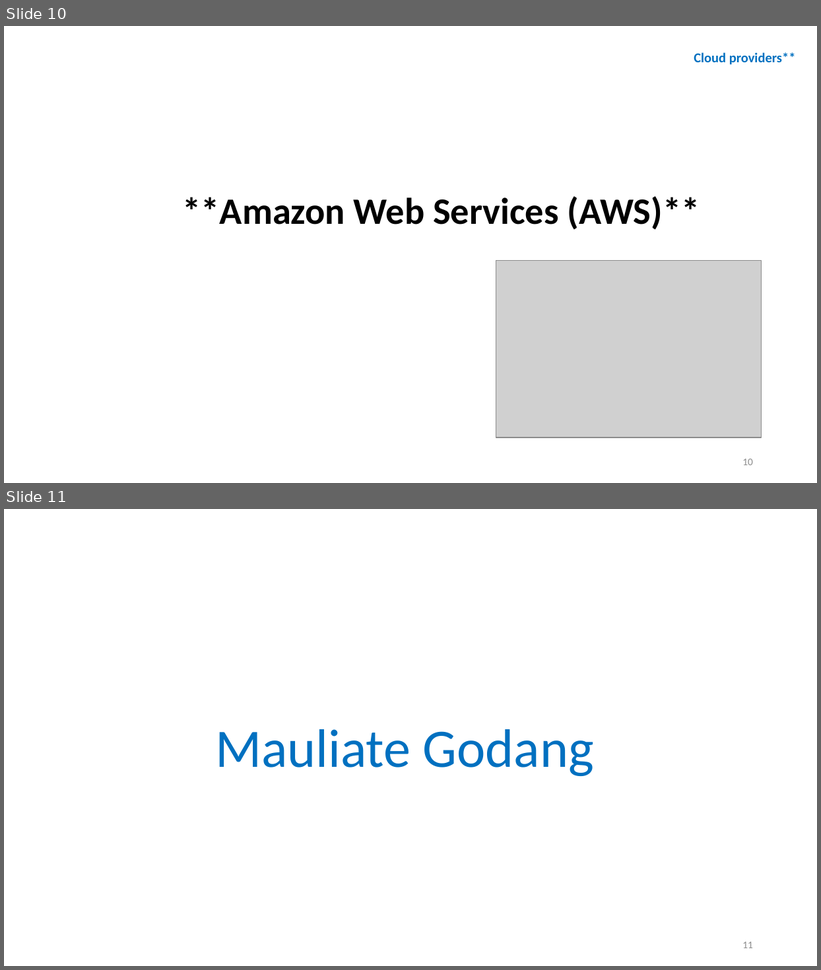
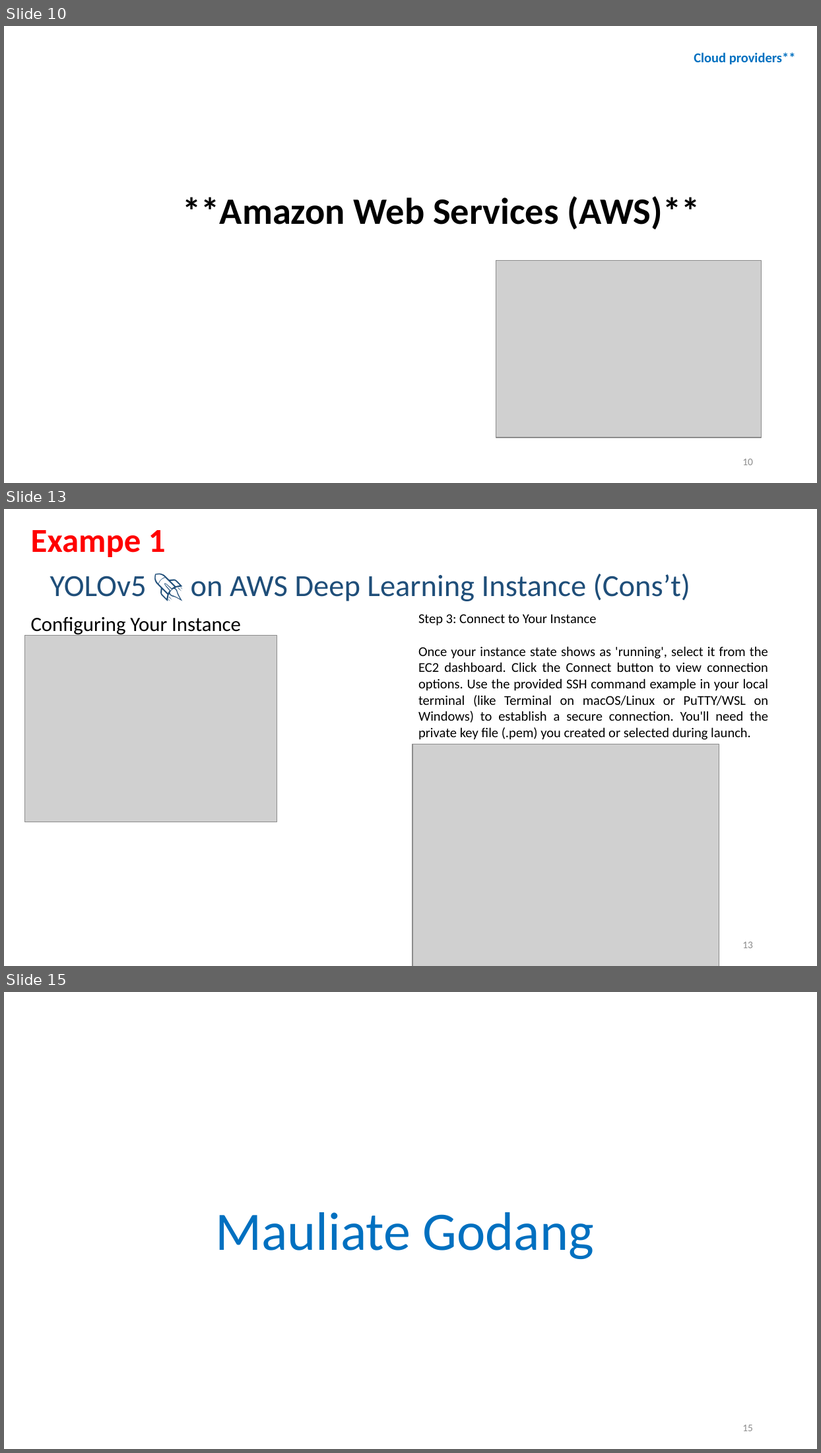
Before and after one commit to amelcharolinesgn2/ClouD-Infrastructure-SISKA-2025, a slide deck: Cource_LAB_AWS_3_AWS-cloud-platform.pptx. Shown one above the other, each under a label of ours: slides 10 and 11 before the commit, slides 10, 13 and 15 after it; the slides between them are not shown. The pictures are 821x970 and 821x1453 pixels, drawn with LibreOffice and Linux fonts; fonts in the diff are those of the drawing; grey boxes stand for pictures. Boxes give left, top, right and bottom in pixels: in the first picture for what was removed or moved away, otherwise in the second. Text is boxed around its words. In the diff, an @@ line names an element or a change of style, - is before the commit and + after.

```diff
--- a/Cource_LAB_AWS_3_AWS-cloud-platform.pptx
+++ b/Cource_LAB_AWS_3_AWS-cloud-platform.pptx
@@ slide 13 added at (4, 509, 817, 966), background #FFFFFF @@
@@ title added at (31, 530, 166, 557), 29.7 pt, text #FF0000, bold @@
+Exampe 1
@@ text added at (50, 574, 690, 601), 27.2 pt, text #1F4E79 @@
+YOLOv5 🚀 on AWS Deep Learning Instance (Cons’t)
@@ text added at (31, 617, 241, 636), 18 pt, text #000000 @@
+Configuring Your Instance
@@ text added at (418, 614, 769, 740), 12 pt, text #000000 @@
+Step 3: Connect to Your Instance
+Once your instance state shows as 'running', select it from the EC2 dashboard. Click the Connect button to view connection options. Use the provided SSH command example in your local terminal (like Terminal on macOS/Linux or PuTTY/WSL on Windows) to establish a secure connection. You'll need the private key file (.pem) you created or selected during launch.
@@ picture added at (25, 636, 277, 823) @@
@@ picture added at (412, 745, 719, 966) @@
@@ page number added at (743, 942, 753, 949), 9 pt, text #8C8C8C @@
+13
@@ what was slide 11 is now slide 15 @@
@@ page number at (743, 1425, 753, 1432): text changed @@
-11
+15
```
Also in this commit, not shown: 3 other slides added, 2 other files.
